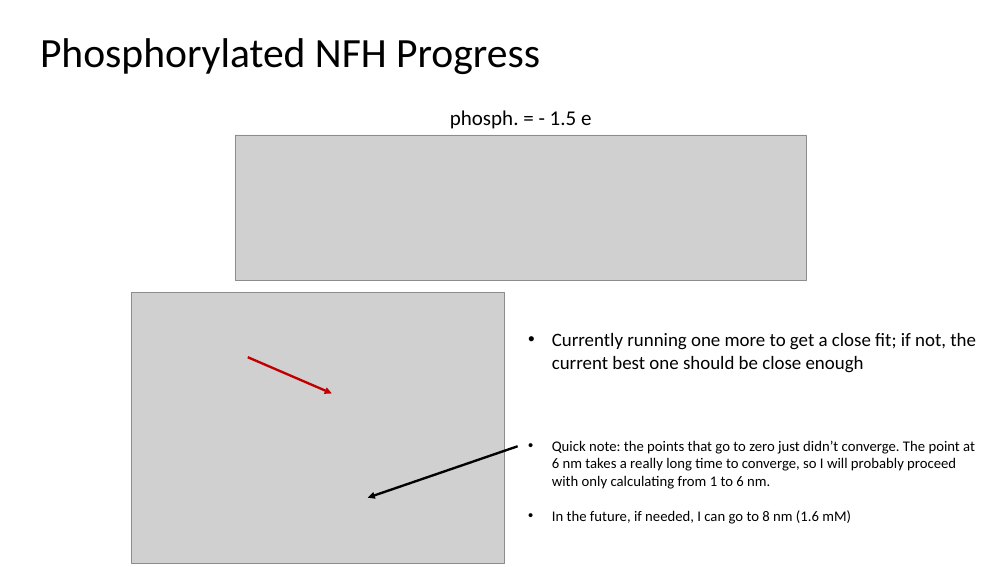
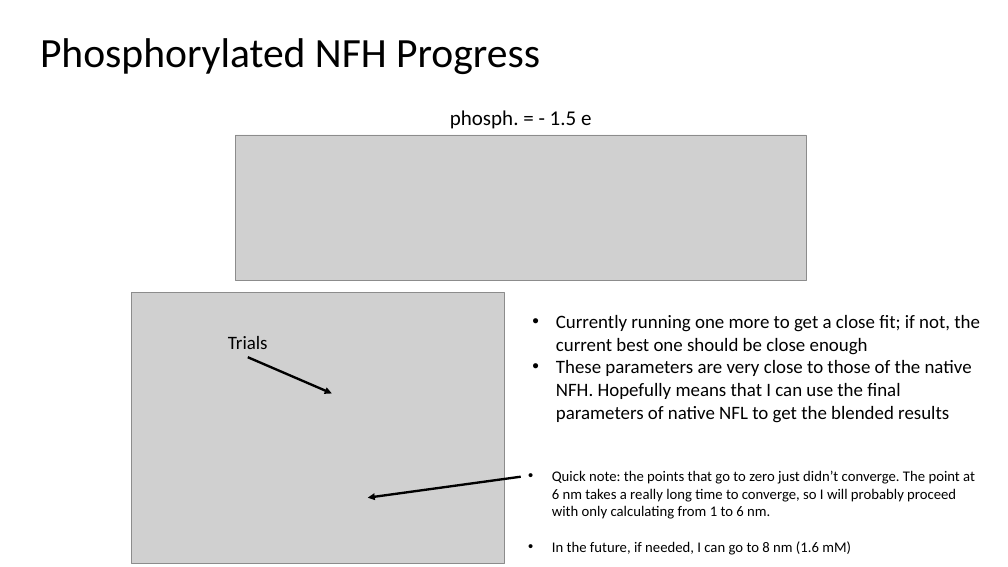
Before and after one commit to tyokokur/presentations, a slide deck: slide 5 of 20230331 EAD Update.pptx. Drawn at 1008x567 pixels with LibreOffice and Linux fonts; fonts in the diff are those of the drawing; grey boxes stand for pictures. Boxes give left, top, right and bottom in pixels: in the first picture for what was removed or moved away, otherwise in the second. Text is boxed around its words. In the diff, an @@ line names an element or a change of style, - is before the commit and + after.

```diff
--- a/20230331 EAD Update.pptx
+++ b/20230331 EAD Update.pptx
@@ text "Currently running one more to ...": place and size @@
-text "Currently running one more to ..." at [552,333,976,373]
+text "Currently running one more to ..." at [556,315,980,423]
@@ text added at [228,336,268,349], 18 pt, text #000000 @@
+Trials
@@ arrow (248, 357) - (332, 393): stroke #C00000 2.25 pt to #000000 2.25 pt @@
@@ text at [556,360,972,423]: paragraph added @@
+• These parameters are very close to those of the native NFH. Hopefully means that I can use the final parameters of native NFL to get the blended results
@@ arrow moved from (518, 446) - (368, 498) to (521, 477) - (368, 498) @@
@@ text "Quick note: the points that ...": place and size @@
-text "Quick note: the points that ..." at [552,440,975,524]
+text "Quick note: the points that ..." at [552,470,975,555]
```
Also in this commit, not shown: 1 other slide changed.
